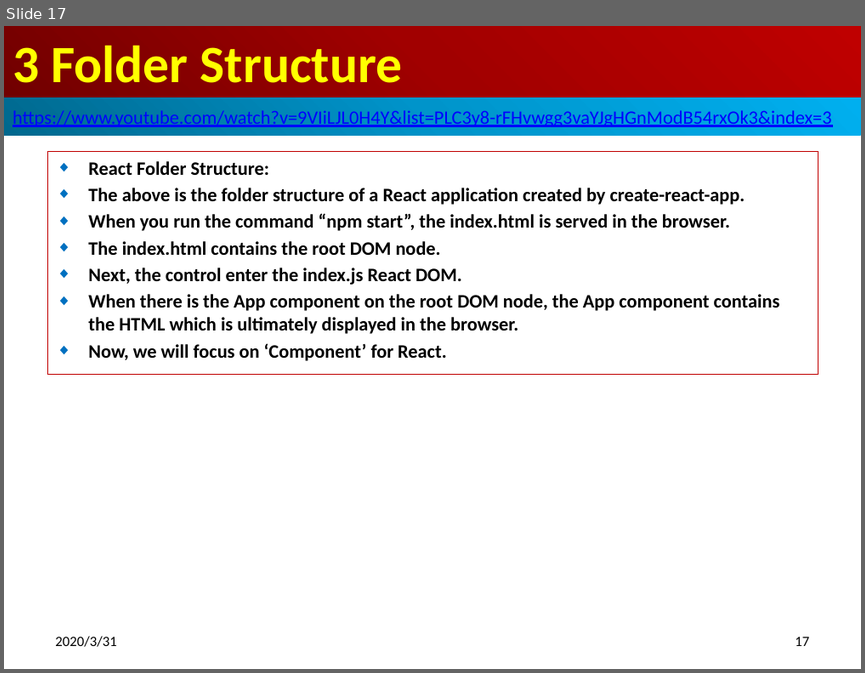
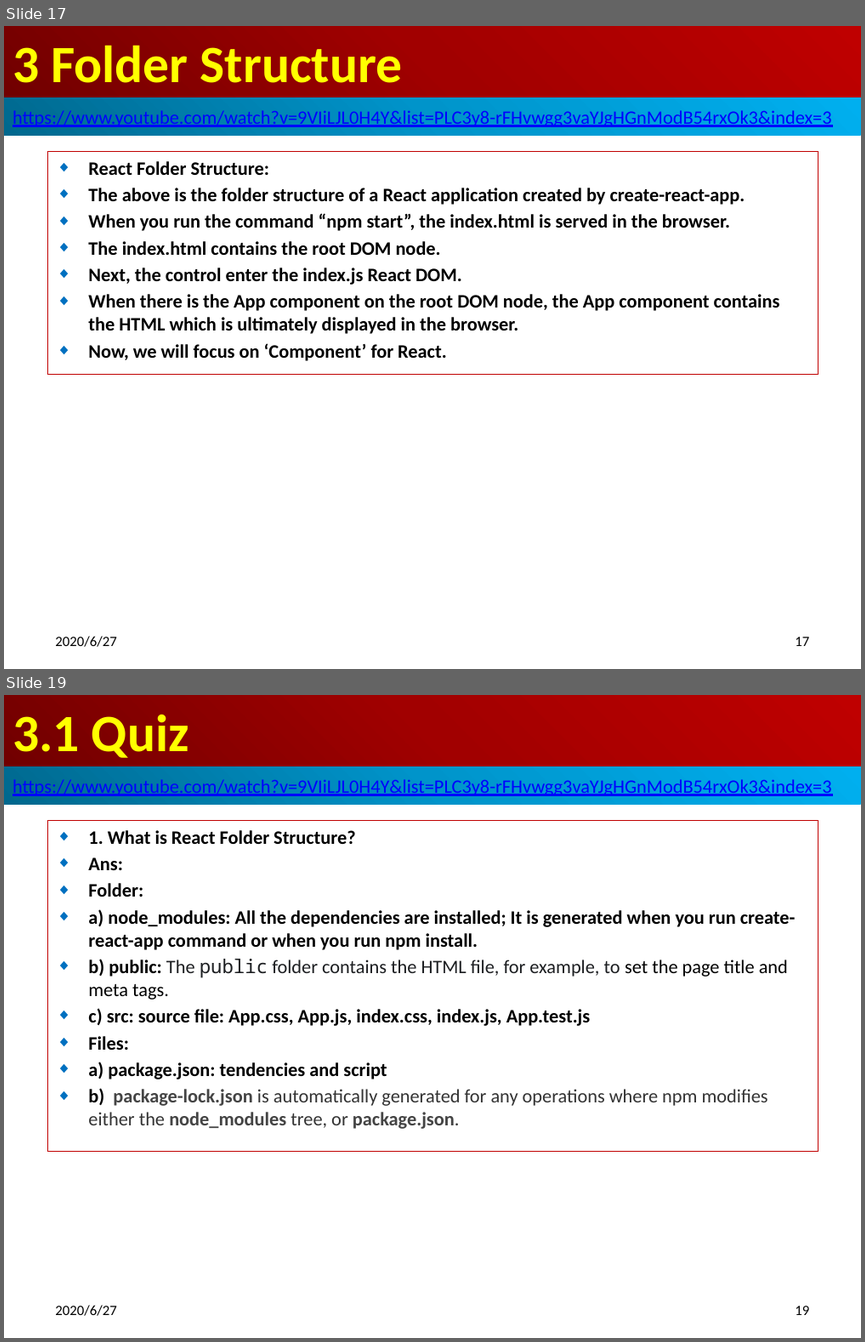
Before and after one commit to peterhchen/800-React-Hook, a slide deck: 03_FolderStruct.pptx. Shown one above the other, each under a label of ours: slide 17 before the commit, slides 17 and 19 after it; the slides between them are not shown. The pictures are 865x673 and 865x1342 pixels, drawn with LibreOffice and Linux fonts; fonts in the diff are those of the drawing. Boxes give left, top, right and bottom in pixels: in the first picture for what was removed or moved away, otherwise in the second. Text is boxed around its words. In the diff, an @@ line names an element or a change of style, - is before the commit and + after.

Commit message:
ch03 quiz

```diff
--- a/03_FolderStruct.pptx
+++ b/03_FolderStruct.pptx
@@ slide 19 added at (4, 695, 861, 1338), background #FFFFFF @@
@@ title added at (4, 695, 861, 767), fill gradient #720000 to #A20000 to #C00000, 44 pt, text #FFFF00, bold @@
+3.1 Quiz
@@ rectangle added at (4, 767, 861, 805), fill gradient #00688E to #0094CA to #00B0F0, 16 pt, text #0000FF, underline @@
+https://www.youtube.com/watch?v=9VIiLJL0H4Y&list=PLC3y8-rFHvwgg3vaYJgHGnModB54rxOk3&index=3
@@ subtitle added at (47, 821, 818, 1151), outline #C00000 0.75 pt, 16 pt, text #000000, bold @@
+◆ 1. What is React Folder Structure?
+◆ Ans:
+◆ Folder:
+◆ a) node_modules: All the dependencies are installed; It is generated when you run create-react-app command or when you run npm install.
+◆ b) public: The public folder contains the HTML file, for example, to set the page title and meta tags.
+◆ c) src: source file: App.css, App.js, index.css, index.js, App.test.js
+◆ Files:
+◆ a) package.json: tendencies and script
+◆ b) package-lock.json is automatically generated for any operations where npm modifies either the node_modules tree, or package.json.
@@ text added at (55, 1304, 116, 1315), 12 pt, text #000000 @@
+2020/6/27
@@ page number added at (794, 1305, 809, 1315), 12 pt, text #000000 @@
+19
@@ slide 17 changed as well @@
@@ text at (55, 635, 116, 646): text changed @@
-2020/3/31
+2020/6/27
```
Also in this commit, not shown: 17 other slides changed, 1 other slide added.
